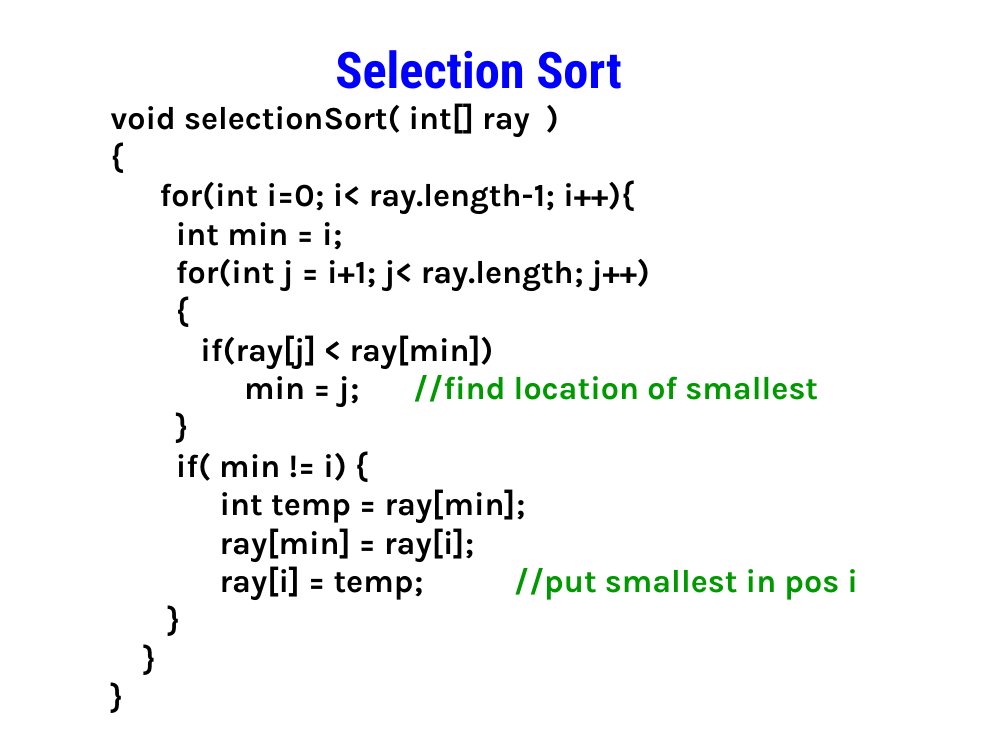
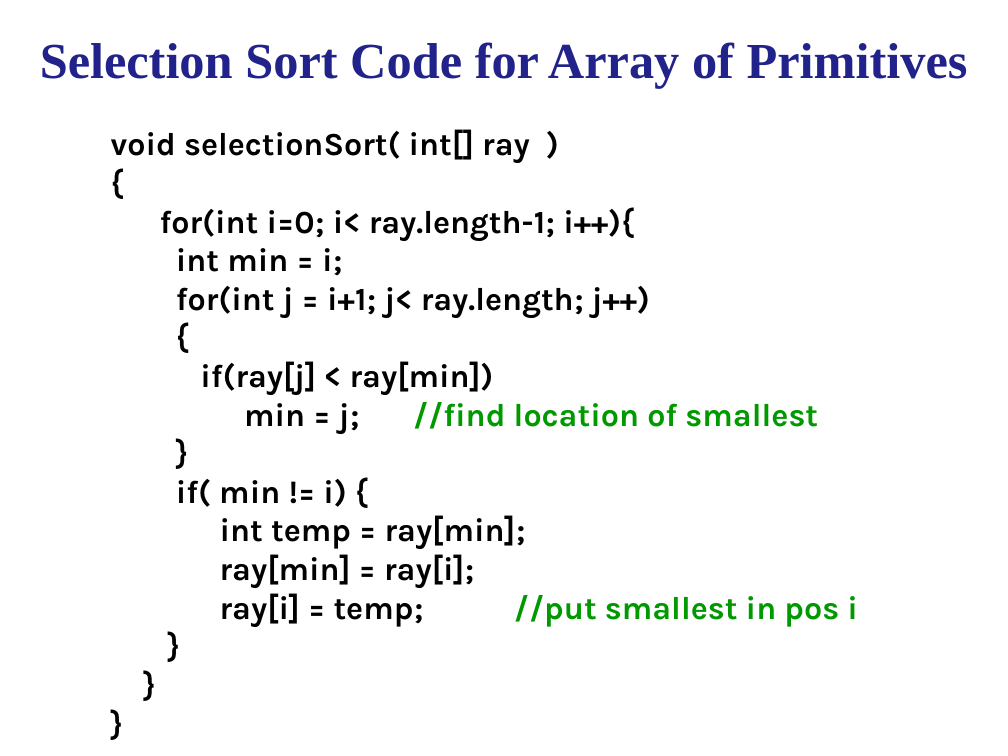
Before and after one commit to Cy-FairCS/cs3, a slide deck: slide 14 of u10b_sorts/notes/n2sorts.pptx. Drawn at 1008x756 pixels with LibreOffice and Linux fonts; fonts in the diff are those of the drawing. Boxes give left, top, right and bottom in pixels: in the first picture for what was removed or moved away, otherwise in the second. Text is boxed around its words. In the diff, an @@ line names an element or a change of style, - is before the commit and + after.

```diff
--- a/u10b_sorts/notes/n2sorts.pptx
+++ b/u10b_sorts/notes/n2sorts.pptx
@@ title added at [40,42,968,89], 36 pt, text #22228B, bold @@
+Selection Sort Code for Array of Primitives
@@ text removed at [335,50,622,89] @@
-Selection Sort
@@ text "void selectionSort( int[] ray ) ...": place and size @@
-text "void selectionSort( int[] ray ) ..." at [111,103,858,600]
+text "void selectionSort( int[] ray ) ..." at [111,129,858,627]
```
Also in this commit, not shown: 20 other slides changed, 2 slides removed.
